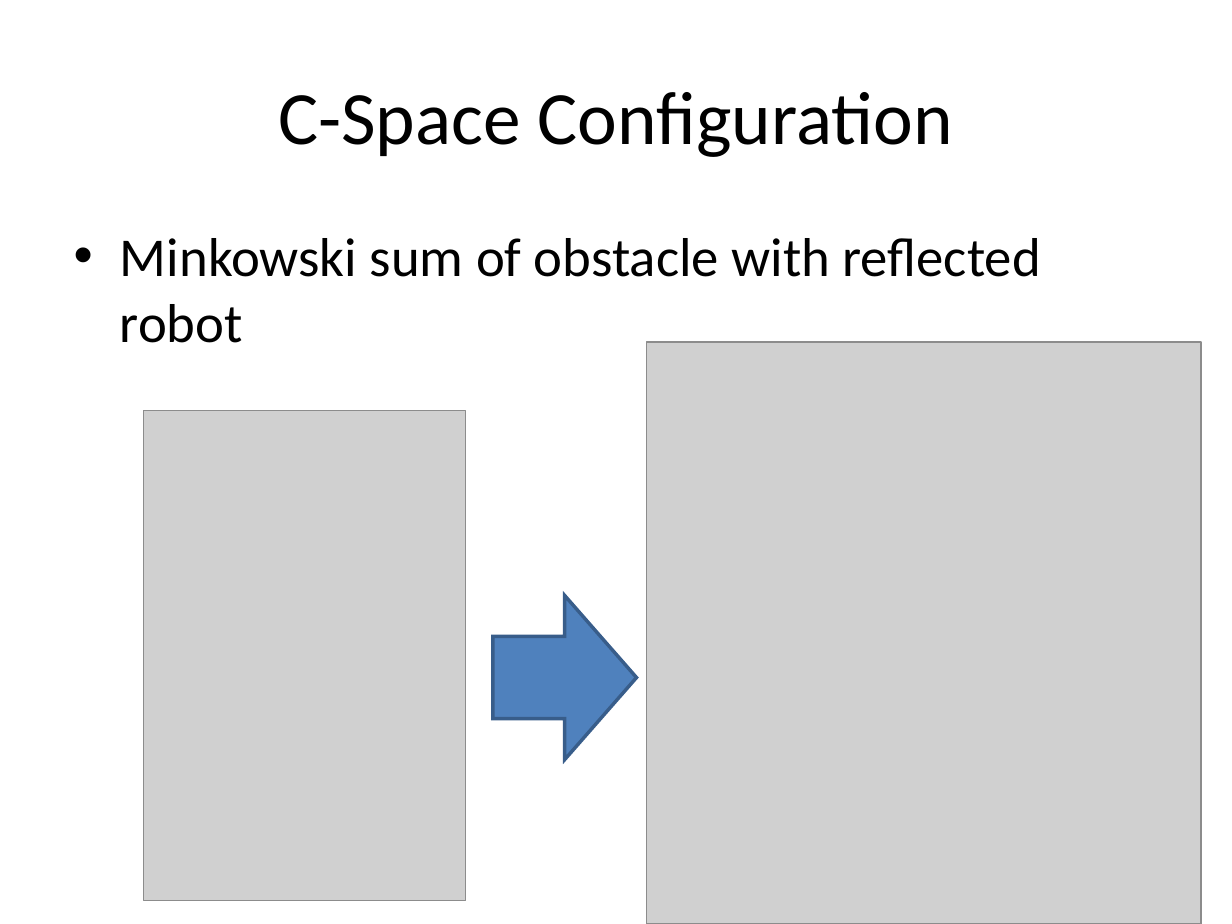
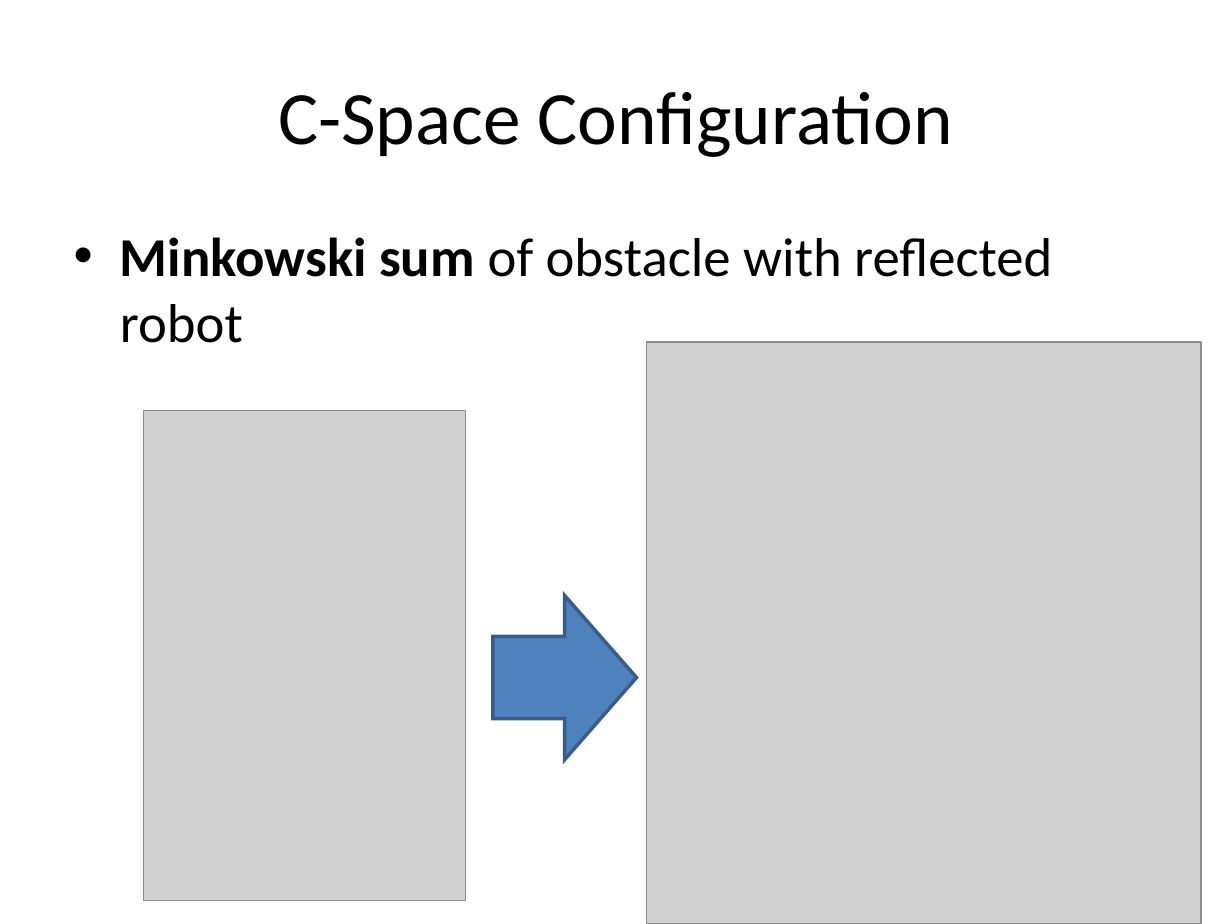
Before and after one commit to nforrester/6.141_labs, a slide deck: slide 5 of Other/Lab6/Lab 6.ppt. Drawn at 1232x924 pixels with LibreOffice and Linux fonts; fonts in the diff are those of the drawing; grey boxes stand for pictures. Boxes give left, top, right and bottom in pixels: in the first picture for what was removed or moved away, otherwise in the second. Text is boxed around its words. In the diff, an @@ line names an element or a change of style, - is before the commit and + after.

```diff
--- a/Other/Lab6/Lab 6.ppt
+++ b/Other/Lab6/Lab 6.ppt
@@ text "Minkowski sum of obstacle with ..." at <box>120,237,1052,343</box>: bold on in "Minkowski sum" @@
```
Also in this commit, not shown: 4 other slides changed.
